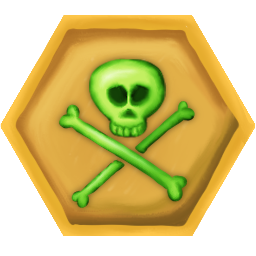
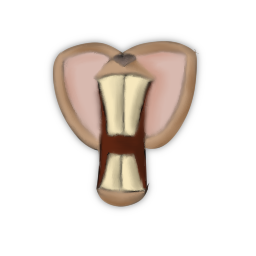
Before/after of a 256 × 256 layered artwork. What changed in the layer stack:
removed group "Gruppe 21" (2nd of 3) (3 layers) over [1,15,255,236]
removed layer "Malebene 20" (5th of 9, in "Gruppe 21") from group "Gruppe 21" over [1,15,255,236]
removed layer "Malebene 20" (6th of 9, in "Gruppe 21") (was 52%) from group "Gruppe 21" over [1,15,255,236]
added group "Gruppe 31" with 2 layers above "Gruppe 29" over [0,15,255,236]
added layer "Malebene 30" (1st of 2, in "Gruppe 31") in group "Gruppe 31" over [0,15,255,236]
added layer "Malebene 30" (2nd of 2, in "Gruppe 31") (51%) in group "Gruppe 31" over [0,15,255,236]
hid "Malebene 10" over [64,64,192,236]
hid group "Gruppe 14" (2 layers) over [0,15,255,236]
